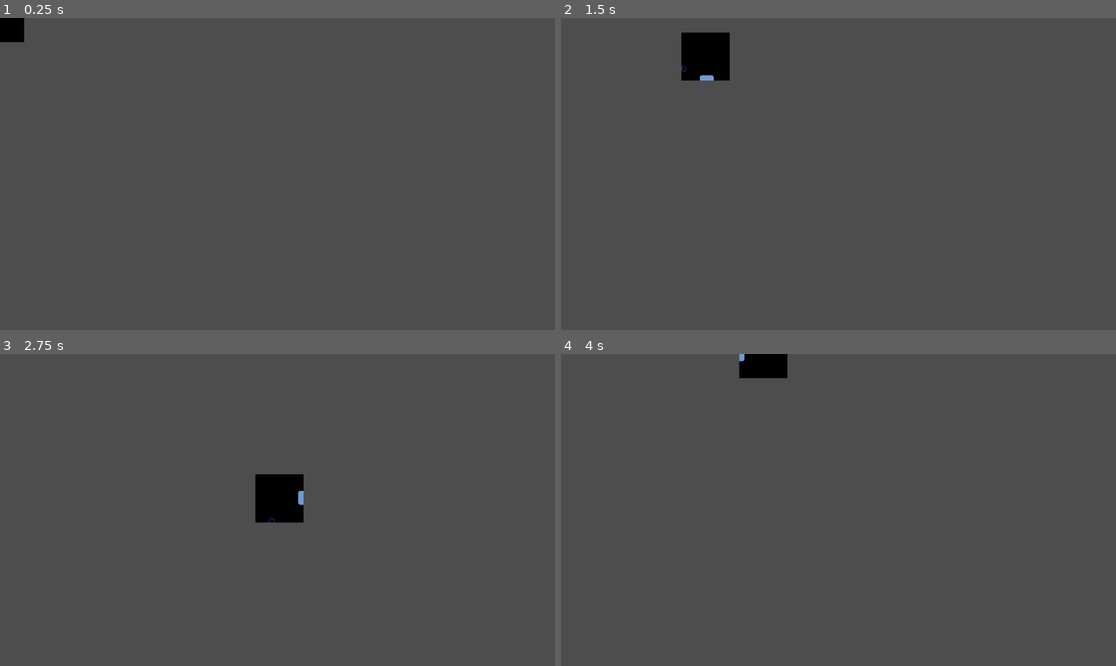
Above: before the commit, frames 1-4 (two rows, left to right).
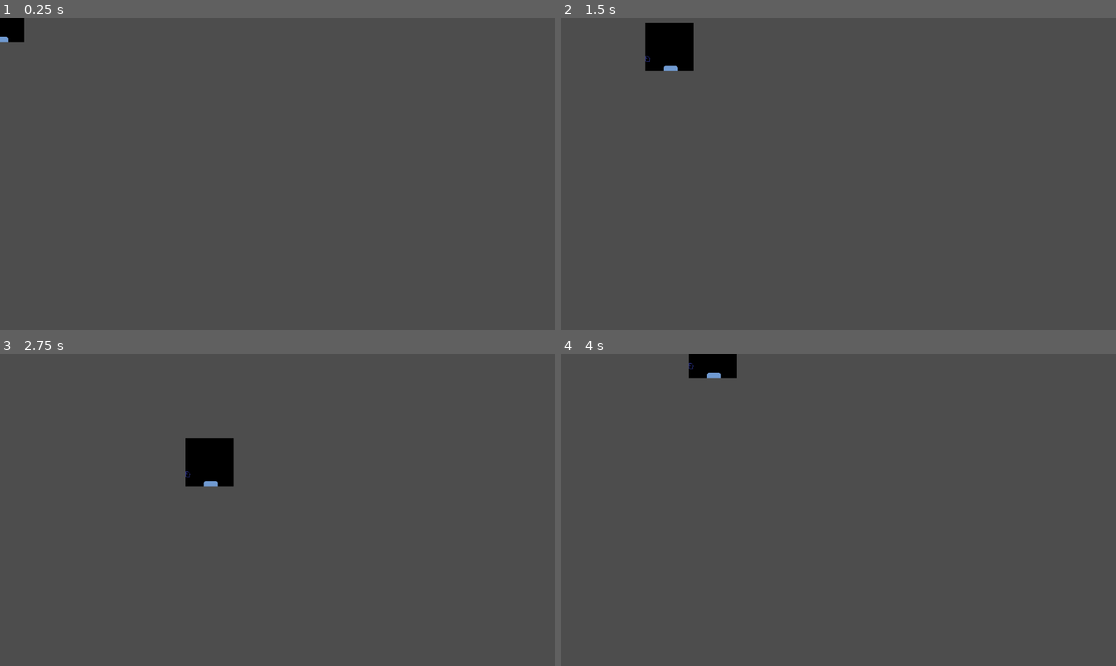
Above: after the commit, the same moments.

Repository: F3rnDev/A-criatura-da-floresta-obscura
Game: Godot game, scene res://nodes/player.tscn
Two runs of this game, one before a commit and one after it. Both use one fixed random seed, a clock stepped at 60 frames per second and the inputs below.
Inputs:
- Up to frame 1 (0.25 s): no input
- Up to frame 2 (1.5 s): tap Enter at 0.5 s; hold D (move_right) 0.53-1.28 s; hold S (move_down) from 1.28 s (still down)
- Up to frame 3 (2.75 s): release S (move_down) at 2.03 s; hold D (move_right) from 2.03 s (still down)
- Up to frame 4 (4 s): release D (move_right) at 2.78 s; hold W (move_up) 2.78-3.53 s; hold A (move_left) from 3.53 s (still down)

The runs differ from the first frame. In frame 1, less than 0.1% of the frame differs, in the area x 0-2%, y 6-8%; in frame 2, 2.2%; in frame 3, 2.7%, in the area x 33-55%, y 26-55%; in frame 4, 1.4%.

Commit message:
Colisões com paredes
- Criado template de parede
- Colisão com parede feita

Diff:
--- /dev/null
+++ b/nodes/main.tscn
@@ -0,0 +1,75 @@
+[gd_scene load_steps=3 format=3 uid="uid://dooghbjsep0yn"]
+
+[ext_resource type="PackedScene" uid="uid://nvdnh1a0swh6" path="res://nodes/player.tscn" id="1_wxk61"]
+[ext_resource type="PackedScene" uid="uid://cyuppxpu8yk0s" path="res://nodes/parede.tscn" id="2_6gcq2"]
+
+[node name="main" type="Node"]
+
+[node name="parede17" parent="." instance=ExtResource("2_6gcq2")]
+position = Vector2(844, 56)
+
+[node name="parede" parent="." instance=ExtResource("2_6gcq2")]
+position = Vector2(250, 598)
+
+[node name="parede2" parent="." instance=ExtResource("2_6gcq2")]
+position = Vector2(350, 598)
+
+[node name="parede3" parent="." instance=ExtResource("2_6gcq2")]
+position = Vector2(450, 598)
+
+[node name="parede4" parent="." instance=ExtResource("2_6gcq2")]
+position = Vector2(548, 598)
+
+[node name="parede5" parent="." instance=ExtResource("2_6gcq2")]
+position = Vector2(648, 598)
+
+[node name="parede6" parent="." instance=ExtResource("2_6gcq2")]
+position = Vector2(748, 598)
+
+[node name="parede7" parent="." instance=ExtResource("2_6gcq2")]
+position = Vector2(844, 598)
+
+[node name="parede8" parent="." instance=ExtResource("2_6gcq2")]
+position = Vector2(942, 598)
+
+[node name="parede9" parent="." instance=ExtResource("2_6gcq2")]
+position = Vector2(50, 433)
+
+[node name="parede10" parent="." instance=ExtResource("2_6gcq2")]
+position = Vector2(50, 333)
+
+[node name="parede11" parent="." instance=ExtResource("2_6gcq2")]
+position = Vector2(50, 248)
+
+[node name="parede12" parent="." instance=ExtResource("2_6gcq2")]
+position = Vector2(250, 56)
+
+[node name="parede13" parent="." instance=ExtResource("2_6gcq2")]
+position = Vector2(1104, 433)
+
+[node name="parede14" parent="." instance=ExtResource("2_6gcq2")]
+position = Vector2(1104, 248)
+
+[node name="parede15" parent="." instance=ExtResource("2_6gcq2")]
+position = Vector2(942, 56)
+
+[node name="parede16" parent="." instance=ExtResource("2_6gcq2")]
+position = Vector2(1104, 333)
+
+[node name="parede18" parent="." instance=ExtResource("2_6gcq2")]
+position = Vector2(748, 56)
+
+[node name="parede19" parent="." instance=ExtResource("2_6gcq2")]
+position = Vector2(648, 56)
+
+[node name="parede20" parent="." instance=ExtResource("2_6gcq2")]
+position = Vector2(548, 56)
+
+[node name="parede21" parent="." instance=ExtResource("2_6gcq2")]
+position = Vector2(450, 56)
+
+[node name="parede22" parent="." instance=ExtResource("2_6gcq2")]
+position = Vector2(350, 56)
+
+[node name="player" parent="." instance=ExtResource("1_wxk61")]
+position = Vector2(598, 333)
--- /dev/null
+++ b/nodes/parede.tscn
@@ -0,0 +1,26 @@
+[gd_scene load_steps=4 format=3 uid="uid://cyuppxpu8yk0s"]
+
+[ext_resource type="Texture2D" uid="uid://c34agl816h35l" path="res://spr/pixil-frame-0 (9).png" id="1_r5b7b"]
+
+[sub_resource type="SpriteFrames" id="SpriteFrames_ptyk8"]
+animations = [{
+"frames": [{
+"duration": 1.0,
+"texture": ExtResource("1_r5b7b")
+}],
+"loop": true,
+"name": &"default",
+"speed": 5.0
+}]
+
+[sub_resource type="RectangleShape2D" id="RectangleShape2D_xr53h"]
+size = Vector2(100, 100)
+
+[node name="parede" type="StaticBody2D"]
+metadata/_edit_group_ = true
+
+[node name="AnimatedSprite2D" type="AnimatedSprite2D" parent="."]
+sprite_frames = SubResource("SpriteFrames_ptyk8")
+
+[node name="CollisionShape2D" type="CollisionShape2D" parent="."]
+shape = SubResource("RectangleShape2D_xr53h")
--- a/nodes/player.tscn
+++ b/nodes/player.tscn
@@ -57,15 +57,15 @@
 "speed": 5.0
 }]
 
-[sub_resource type="RectangleShape2D" id="RectangleShape2D_7vtui"]
-size = Vector2(98, 97)
+[sub_resource type="RectangleShape2D" id="RectangleShape2D_k7ipu"]
+size = Vector2(100, 100)
 
-[node name="player" type="Area2D"]
+[node name="player" type="CharacterBody2D"]
 script = ExtResource("1_cjn3o")
 
 [node name="AnimatedSprite2D" type="AnimatedSprite2D" parent="."]
-sprite_frames = SubResource("SpriteFrames_c24y8")
-animation = &"up"
+sprite_frames = SubResource("SpriteFrames_d53i2")
+animation = &"down"
 
 [node name="CollisionShape2D" type="CollisionShape2D" parent="."]
-shape = SubResource("RectangleShape2D_7vtui")
+shape = SubResource("RectangleShape2D_k7ipu")
--- a/script/player.gd
+++ b/script/player.gd
@@ -1,39 +1,25 @@
-extends Area2D
-
-@export var speed = 400
-var screen_size
-# Called when the node enters the scene tree for the first time.
-func _ready():
-	screen_size = get_viewport_rect().size
+extends CharacterBody2D
 
 
-# Called every frame. 'delta' is the elapsed time since the previous frame.
-func _process(delta):
-	var velocity = Vector2.ZERO
-	if Input.is_action_pressed("move_right"):
-		velocity.x += 1
-	if Input.is_action_pressed("move_left"):
-		velocity.x += -1
-	if Input.is_action_pressed("move_up"):
-		velocity.y += -1
-	if Input.is_action_pressed("move_down"):
-		velocity.y += 1
-
-	if velocity.length() > 0:
-		velocity = velocity.normalized() * speed
-		$AnimatedSprite2D.play()
-	else:
-		$AnimatedSprite2D.stop()
+const SPEED = 300.0
 
 
-	if velocity.y < 0:
-		$AnimatedSprite2D.animation = "up"
-	elif velocity.y > 0:
-		$AnimatedSprite2D.animation = "down"
-	elif velocity.x < 0:
-		$AnimatedSprite2D.animation = "left"
-	elif velocity.x > 0:
-		$AnimatedSprite2D.animation = "right"
 
-	position += velocity * delta
-	position = position.clamp(Vector2.ZERO, screen_size)
+func _physics_process(delta):
+
+	# Get the input direction and handle the movement/deceleration.
+	# As good practice, you should replace UI actions with custom gameplay actions.
+	var dirX = Input.get_axis("move_left", "move_right")
+	var dirY = Input.get_axis("move_down", "move_up")
+
+	if dirX:
+		velocity.x = dirX * SPEED
+	else:
+		velocity.x = move_toward(velocity.x, 0, SPEED)
+
+	if dirY:
+		velocity.y = dirY * -SPEED
+	else:
+		velocity.y = move_toward(velocity.y, 0, SPEED)
+
+	move_and_slide()
Not shown: 2 places in nodes/player.tscn that only renumber resources
Binary file added: spr/pixil-frame-0 (9).png
Not shown, added: spr/pixil-frame-0 (9).png.import
